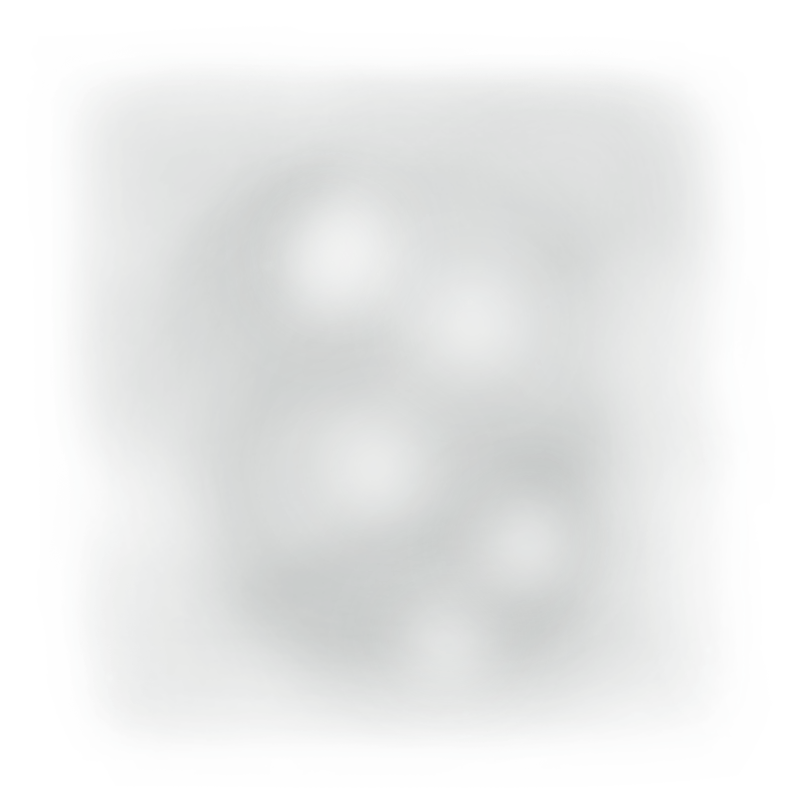
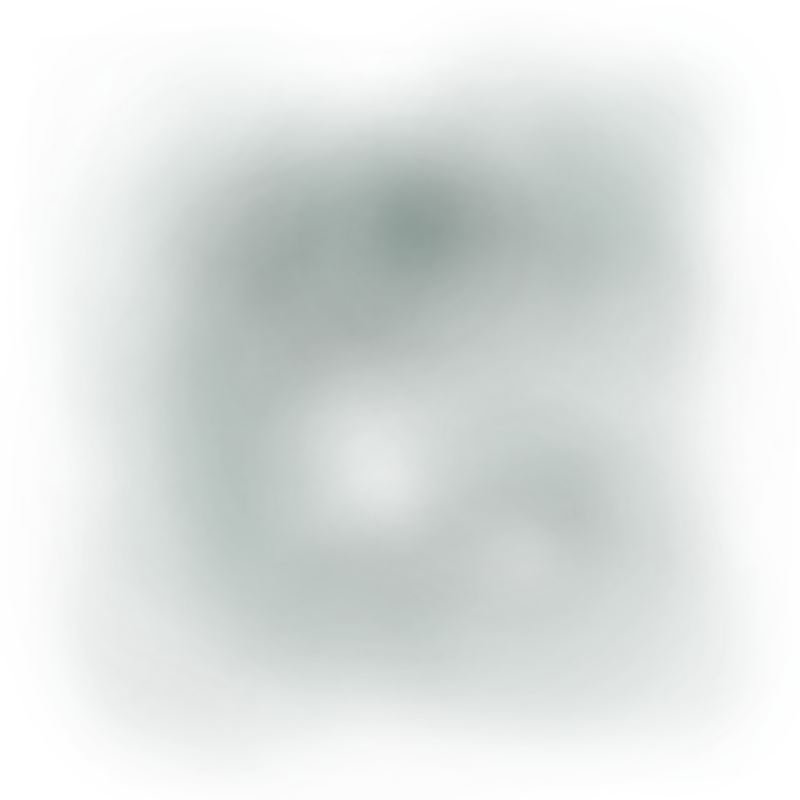
The second 800 x 800 image is a revision of the first. Changes to its layers:
painted on "smoky" over [20, 8, 788, 800]
